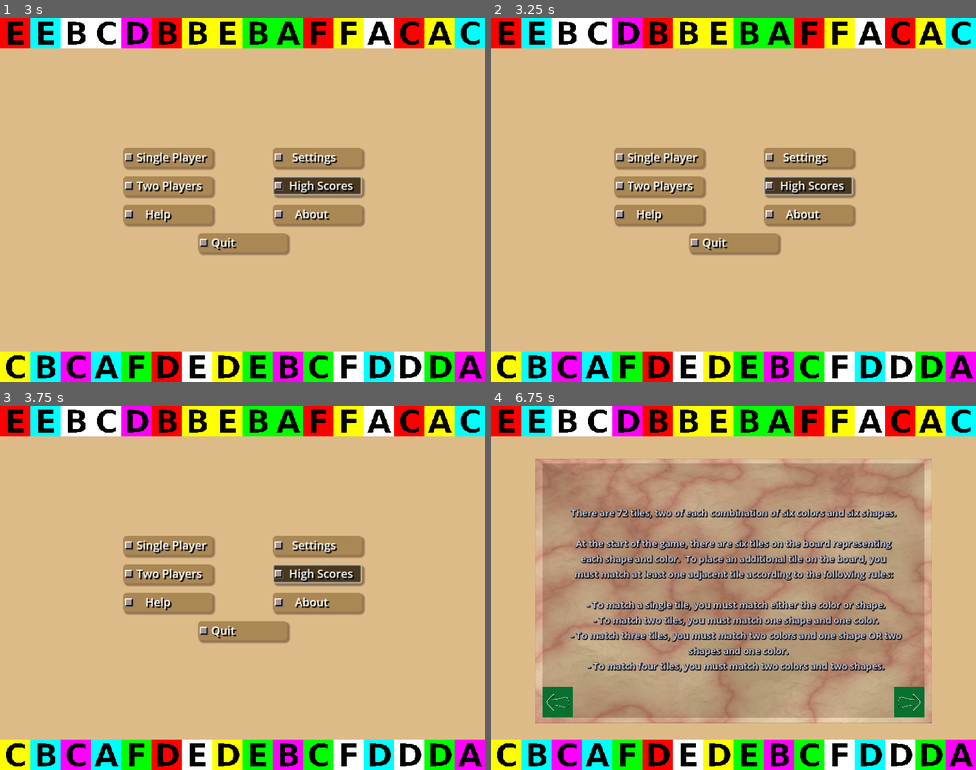
Above: before the commit, frames 1-4 (two rows, left to right).
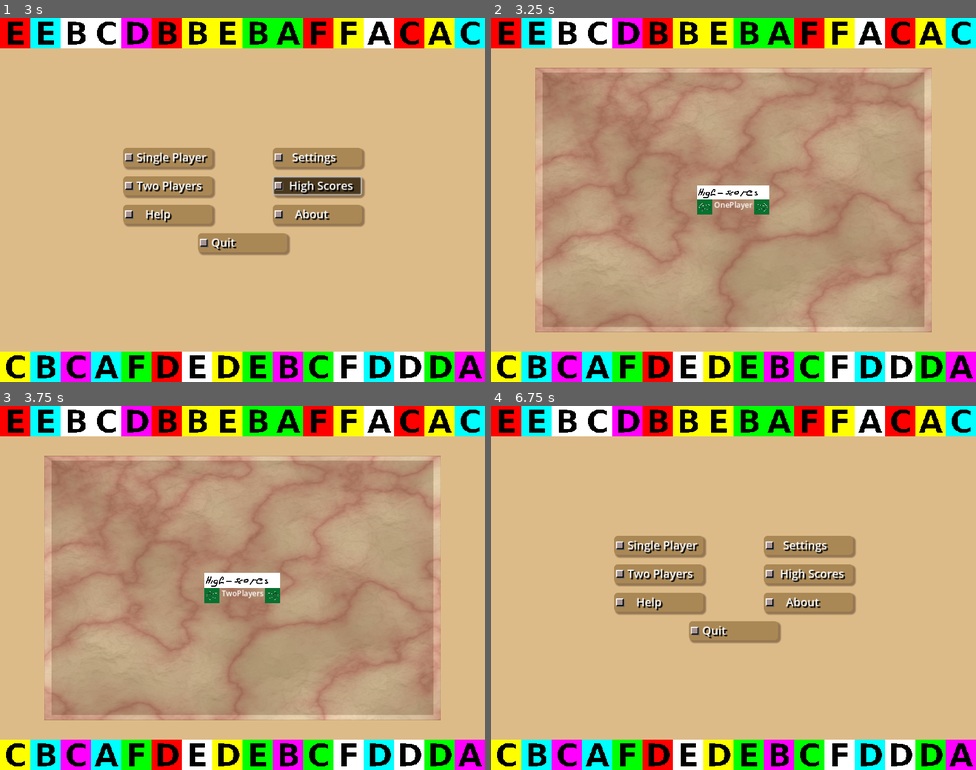
Above: after the commit, the same moments.

Repository: Infini-Creation/Ishid-O-Matic_Reborn
Game: Godot game, scene res://Scenes/main_menu_improved.tscn
The game is run twice, just before and just after one commit, with the same random seed, the same clock (stepped at 60 frames per second) and the same inputs. This scene is started directly instead of the project's main scene.
Inputs (mouse positions are in pixels of both pictures, inside the frame that each line leads up to):
- Up to frame 1 (3 s): click (169, 156) at 0.52 s; click (169, 156) at 1.27 s; click (169, 156) at 2.02 s; tap Enter at 2.75 s; move the mouse to (349, 181) at 2.77 s; hold H (Highlight_Mode) from 2.78 s (still down); click (349, 181) at 2.92 s
- Up to frame 2 (3.25 s): keep holding H (Highlight_Mode)
- Up to frame 3 (3.75 s): release H (Highlight_Mode) at 3.5 s; click (271, 595) at 3.52 s
- Up to frame 4 (6.75 s): click (762, 595) at 4.27 s; click (733, 588) at 5 s; click (699, 595) at 5.77 s; click (908, 700) at 6.52 s

Frame 1 is identical in both runs. In frame 2, 54% of the frame differs, in the area x 9-91%, y 13-87%; in frame 3, 54%; in frame 4, 54%, in the area x 9-91%, y 14-88%.
Error before the commit: Attempt to call function 'show' in base 'null instance' on a null instance. (res://Scripts/main_menu_improved.gd:88)
Error after the commit: Attempt to call function 'close' in base 'null instance' on a null instance. (res://Scripts/Global.gd:189)

Commit message:
add highscore panel to scene

Diff:
--- a/project/Scenes/main_menu_improved.tscn
+++ b/project/Scenes/main_menu_improved.tscn
@@ -1,10 +1,11 @@
-[gd_scene load_steps=6 format=3 uid="uid://br48snne8lp04"]
+[gd_scene load_steps=7 format=3 uid="uid://br48snne8lp04"]
 
 [ext_resource type="Theme" uid="uid://0js83h3tu5ft" path="res://ishido-base.tres" id="1_0j35d"]
 [ext_resource type="Script" path="res://Scripts/main_menu_improved.gd" id="1_ltboi"]
 [ext_resource type="Texture2D" uid="uid://bcjx22w3fqfry" path="res://Arts/Gfx/BaseColourTexture.png" id="2_uqssm"]
 [ext_resource type="PackedScene" uid="uid://lb3l2tsp01op" path="res://Scenes/help_panel.tscn" id="4_0m6b0"]
 [ext_resource type="PackedScene" uid="uid://cod6gfhmkgr58" path="res://Scenes/about_panel.tscn" id="5_hlvuh"]
+[ext_resource type="PackedScene" uid="uid://bvflowtivbxvn" path="res://Scenes/high_scores.tscn" id="6_5jscf"]
 
 [node name="MainMenu-Improved" type="Control"]
 layout_mode = 3
@@ -74,4 +75,8 @@
 visible = false
 layout_mode = 1
 
+[node name="HallOfFamePanel" parent="." instance=ExtResource("6_5jscf")]
+visible = false
+layout_mode = 1
+
 [connection signal="help_panel_closed" from="HelpPanel" to="." method="_on_help_panel_help_panel_closed"]
